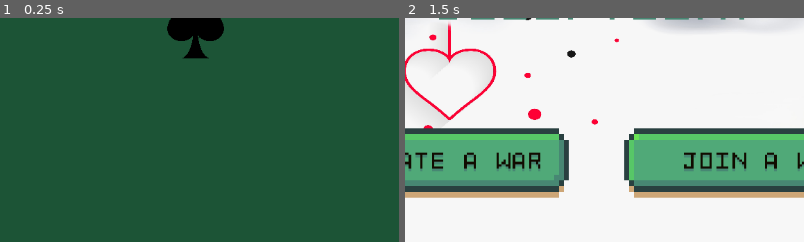
Above: before the commit, frames 1-2 (left to right).
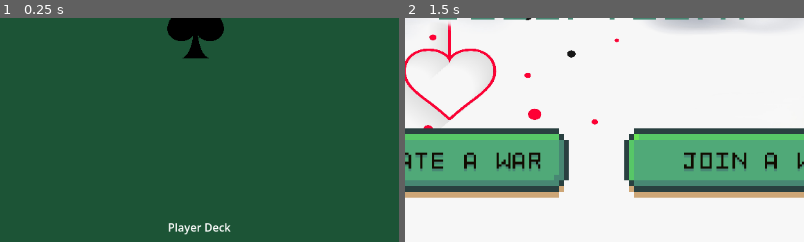
Above: after the commit, the same moments.

Repository: spicywheatbread/art-of-egyptian-war
Game: Godot game, scene res://Assets/Scenes/Game.tscn
Two runs of this game, one before a commit and one after it. Both use one fixed random seed, a clock stepped at 60 frames per second and the inputs below.
Inputs (mouse positions are % of the whole screen's width and height, from its top left):
- Up to frame 1 (0.25 s): no input
- Up to frame 2 (1.5 s): click (51, 21) at 0.5 s; click "Login & Init Game" at 1.25 s
The pictures show only the part of the screen within x 26-76%, y 50-100%; the shares and areas given below are measured in that part.

The runs differ from the first frame. In frame 1, 0.4% of the frame differs, in the area x 42-58%, y 91-97%; in frame 2, nothing differs.

Commit message:
Make play card and slap card buttons invisible

Diff:
--- a/Assets/Scenes/Game.tscn
+++ b/Assets/Scenes/Game.tscn
@@ -132,7 +132,6 @@
 
 [node name="P1" parent="Players" unique_id=1284586332 instance=ExtResource("4_owchf")]
 process_mode = 4
-visible = false
 position = Vector2(588, 552)
 
 [node name="P2" parent="Players" unique_id=942831778 instance=ExtResource("4_owchf")]
@@ -165,23 +164,13 @@
 
 [node name="Play Card" type="Button" parent="." unique_id=1751675900]
 visible = false
-offset_left = 420.0
-offset_top = 520.0
-offset_right = 580.0
-offset_bottom = 564.0
+modulate = Color(1, 1, 1, 0)
+offset_left = 544.0
+offset_top = 495.0
+offset_right = 629.0
+offset_bottom = 611.0
 theme_override_fonts/font = ExtResource("5_4iy6t")
 theme_override_font_sizes/font_size = 18
-text = "PLAY CARD"
-
-[node name="Slap" type="Button" parent="." unique_id=698695917]
-visible = false
-offset_left = 600.0
-offset_top = 520.0
-offset_right = 760.0
-offset_bottom = 564.0
-theme_override_fonts/font = ExtResource("5_4iy6t")
-theme_override_font_sizes/font_size = 18
-text = "SLAP"
 
 [node name="GameOver" parent="." unique_id=1799306605 instance=ExtResource("10_e0nf8")]
 visible = false
@@ -193,4 +182,3 @@
 [connection signal="pressed" from="Start Game" to="." method="_on_start_game_pressed"]
 [connection signal="settings_changed" from="Settings" to="." method="_on_settings_changed"]
 [connection signal="pressed" from="Play Card" to="." method="_on_play_button_pressed"]
-[connection signal="pressed" from="Slap" to="." method="_on_slap_button_pressed"]
